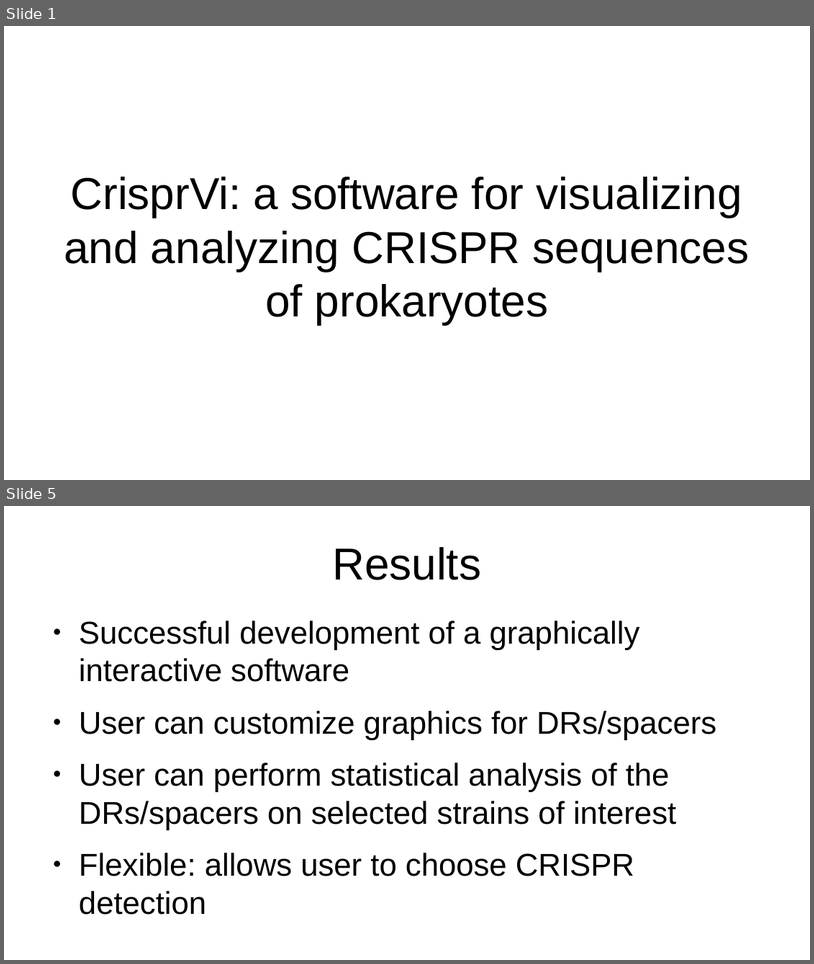
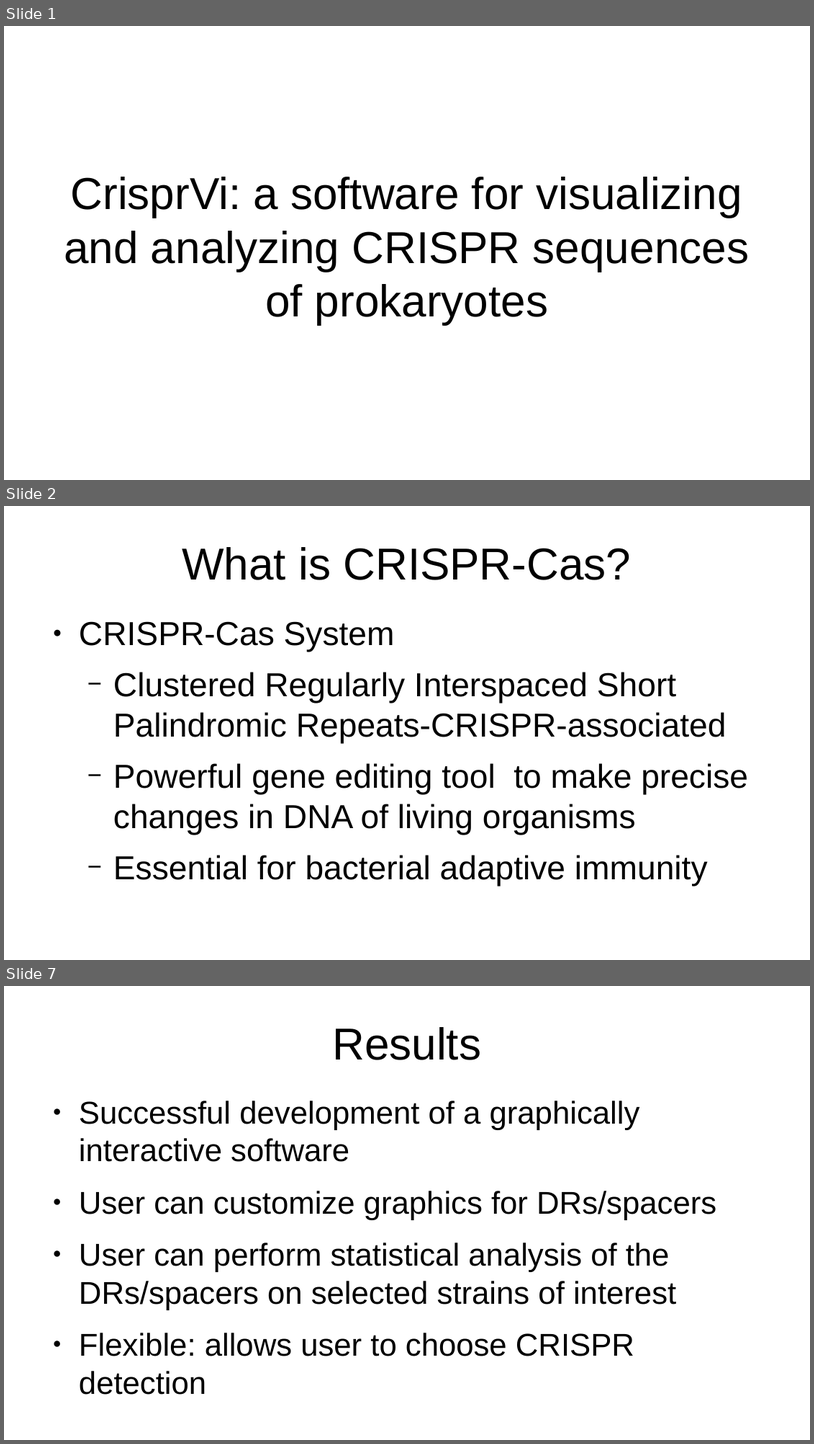
Before and after one commit to jwmathis/SSE591_Project3, a slide deck: Peer Review 1.pptx. Shown one above the other, each under a label of ours: slides 1 and 5 before the commit, slides 1, 2 and 7 after it; the slides between them are not shown. The pictures are 814x964 and 814x1444 pixels, drawn with LibreOffice and Linux fonts; fonts in the diff are those of the drawing. Boxes give left, top, right and bottom in pixels: in the first picture for what was removed or moved away, otherwise in the second. Text is boxed around its words. In the diff, an @@ line names an element or a change of style, - is before the commit and + after.

```diff
--- a/Peer Review 1.pptx
+++ b/Peer Review 1.pptx
@@ slide 2 added at <box>4,506,810,960</box>, background #FFFFFF @@
@@ title added at <box>182,547,631,580</box>, 44 pt, text #000000 @@
+What is CRISPR-Cas?
@@ text added at <box>79,621,748,886</box>, 32.7 pt, text #000000 @@
+● CRISPR-Cas System
+  − Clustered Regularly Interspaced Short Palindromic Repeats-CRISPR-associated
+  − Powerful gene editing tool to make precise changes in DNA of living organisms
+  − Essential for bacterial adaptive immunity
@@ what was slide 5 is now slide 7 @@
```
Also in this commit, not shown: 2 slides changed, 2 other slides added, 1 slide removed, 1 other file.
